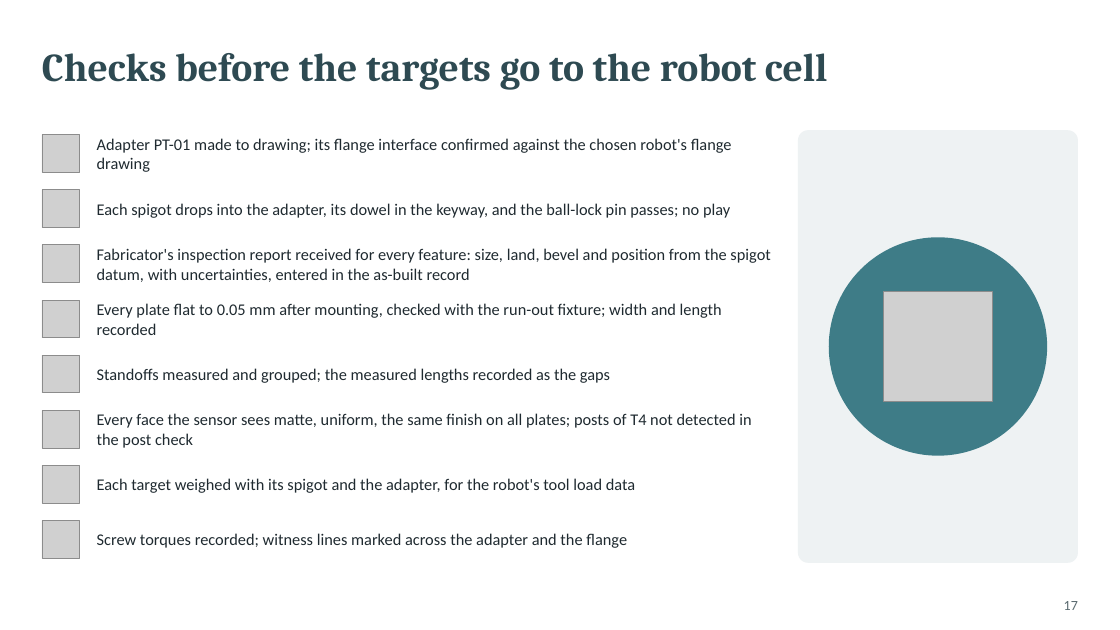
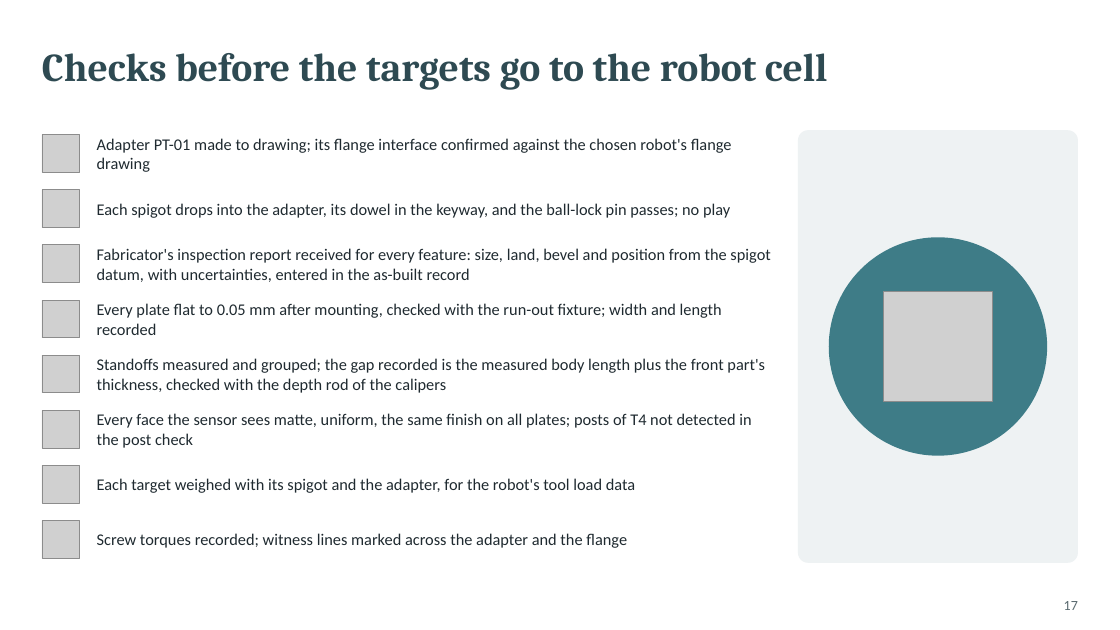
Before and after one commit to glibertyreach/sensor_performance_estimation, a slide deck: slide 17 of docs/presentations/vsx3000_procurement_build.pptx. Drawn at 1120x630 pixels with LibreOffice and Linux fonts; fonts in the diff are those of the drawing; grey boxes stand for pictures. Boxes give left, top, right and bottom in pixels: in the first picture for what was removed or moved away, otherwise in the second. Text is boxed around its words. In the diff, an @@ line names an element or a change of style, - is before the commit and + after.

```diff
--- a/docs/presentations/vsx3000_procurement_build.pptx
+++ b/docs/presentations/vsx3000_procurement_build.pptx
@@ text at <box>97,358,765,393</box>: text changed @@
-Standoffs measured and grouped; the measured lengths recorded as the gaps
+Standoffs measured and grouped; the gap recorded is the measured body length plus the front part's thickness, checked with the depth rod of the calipers
```
Also in this commit, not shown: 1 other slide changed, 12 other files.
